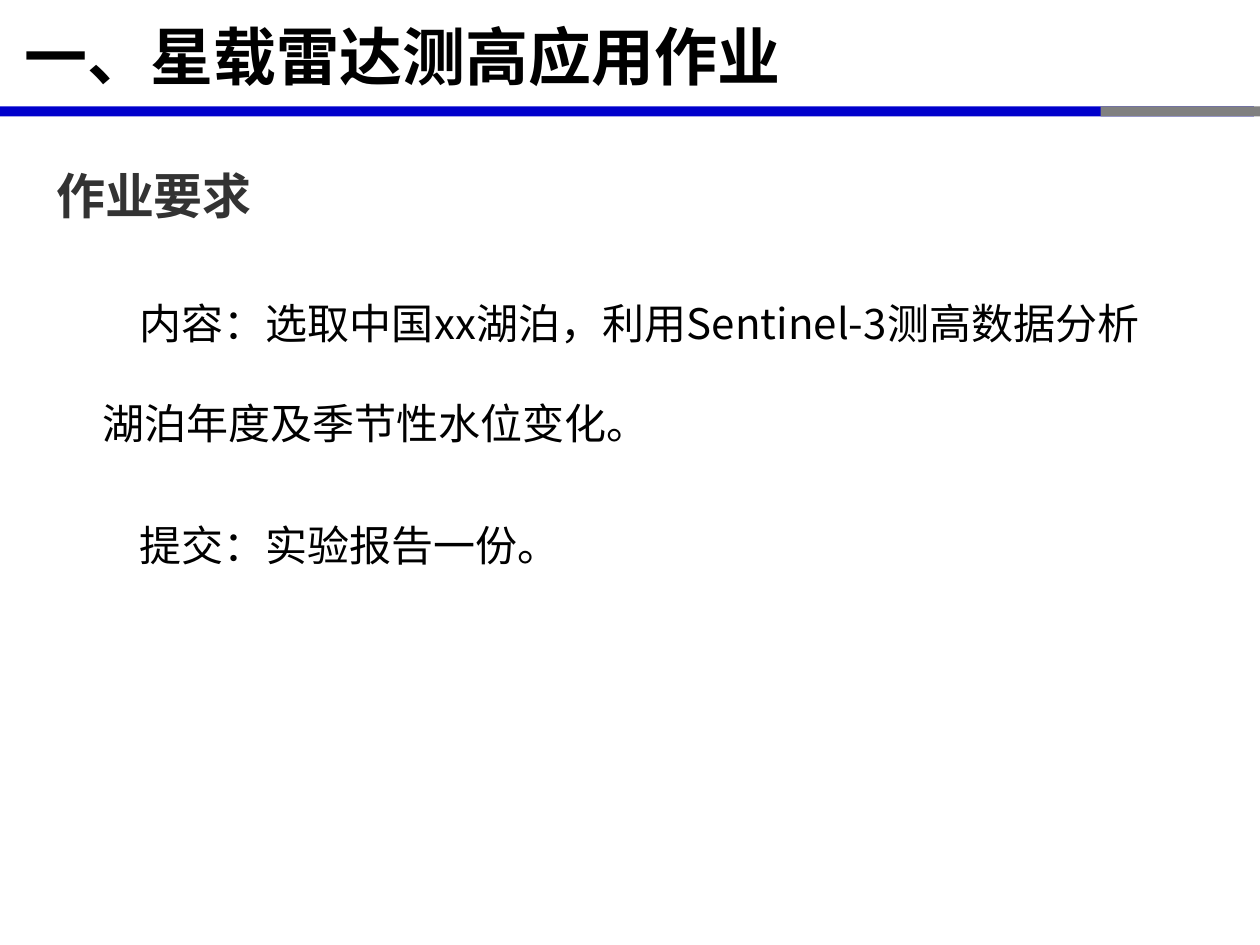
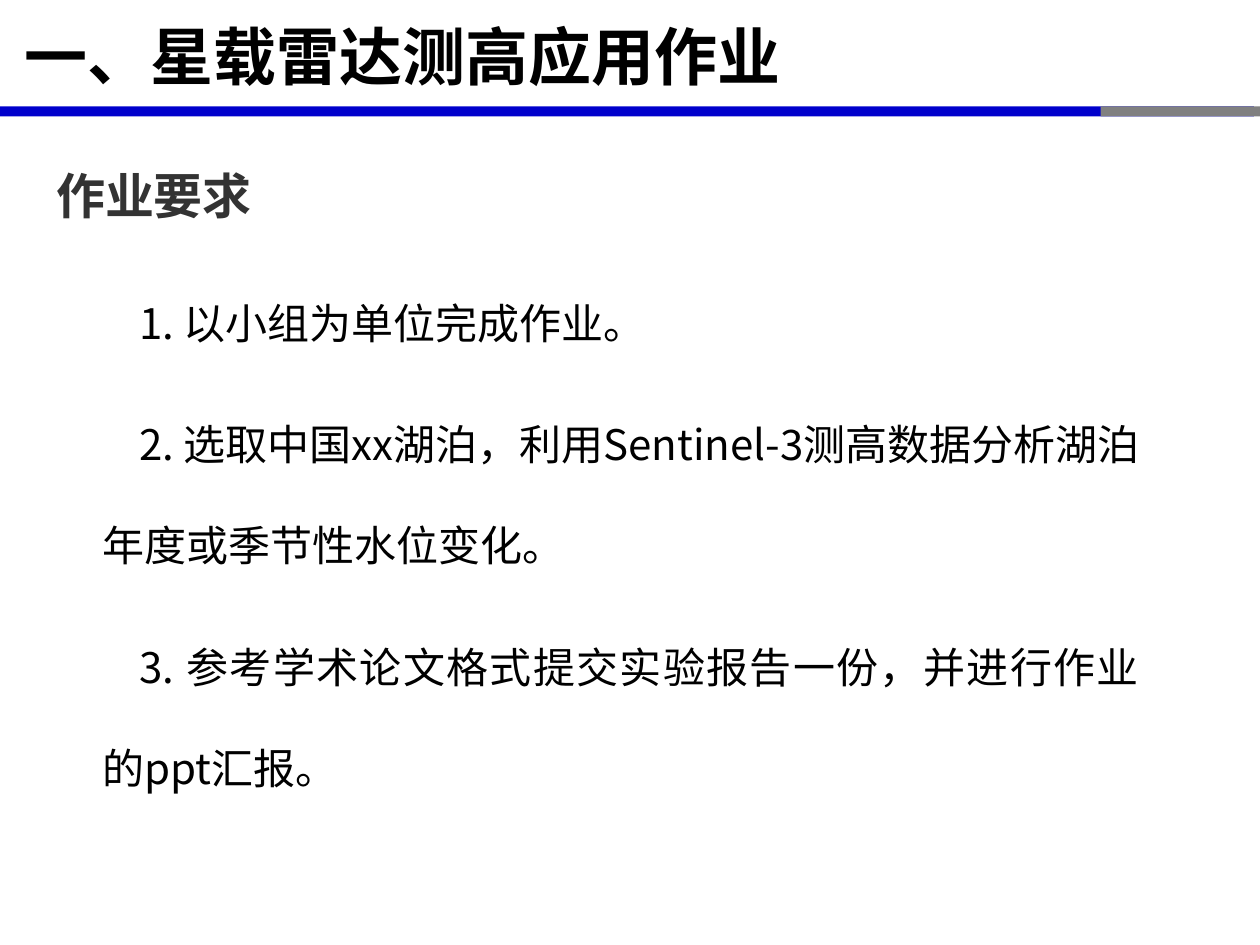
Before and after one commit to xinluo2018/satellite-altimetry-course, a slide deck: slide 2 of 第3章-星载雷达测高应用-12学时/第3节-星载雷达测高作业-2学时.pptx. Drawn at 1260x945 pixels with LibreOffice and Linux fonts; fonts in the diff are those of the drawing. Boxes give left, top, right and bottom in pixels: in the first picture for what was removed or moved away, otherwise in the second. Text is boxed around its words. In the diff, an @@ line names an element or a change of style, - is before the commit and + after.

```diff
--- a/第3章-星载雷达测高应用-12学时/第3节-星载雷达测高作业-2学时.pptx
+++ b/第3章-星载雷达测高应用-12学时/第3节-星载雷达测高作业-2学时.pptx
@@ text at bbox=[102, 303, 1140, 794]: text changed @@
-内容：选取中国xx湖泊，利用Sentinel-3测高数据分析湖泊年度及季节性水位变化。
-提交：实验报告一份。
+1. 以小组为单位完成作业。
+2. 选取中国xx湖泊，利用Sentinel-3测高数据分析湖泊年度或季节性水位变化。
+3. 参考学术论文格式提交实验报告一份，并进行作业的ppt汇报。
```
Also in this commit, not shown: 1 slide added, 21 other files.
